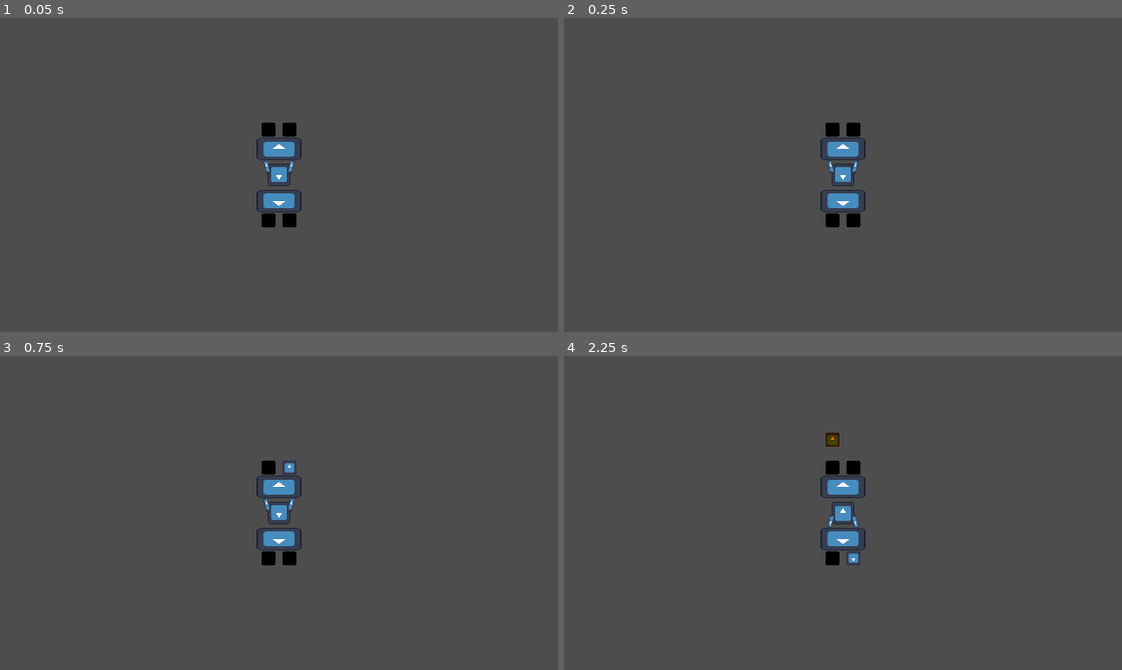
Above: before the commit, frames 1-4 (two rows, left to right).
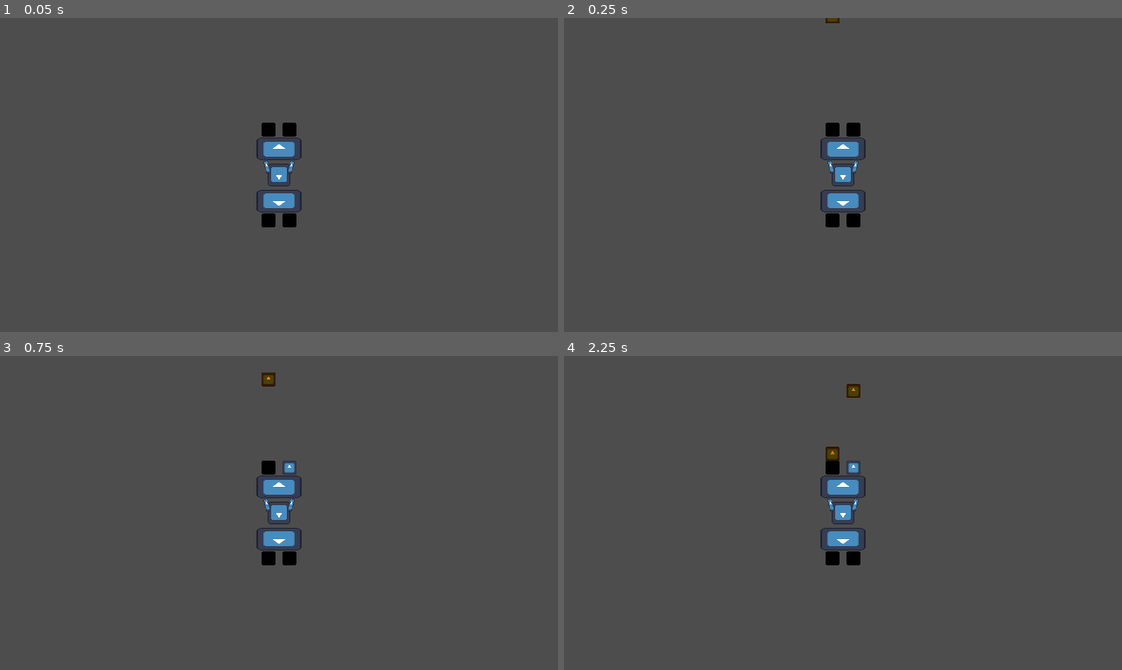
Above: after the commit, the same moments.

Repository: UHSGDC/alfred-the-dipping-bird
Game: Godot game, scene res://scenes/japanese/japanese_minigame.tscn
Same seed, same stepped clock (60 frames per second), same inputs: the game is played once before the commit and once after it. This scene is started directly instead of the project's main scene. The engine's default icon, where the game draws it, is replaced by a stand-in: a white triangle on a blue panel in a dark square. Sound files missing from this copy of the repository are replaced by a short silence.
Inputs:
- Up to frame 1 (0.05 s): no input
- Up to frame 2 (0.25 s): no input
- Up to frame 3 (0.75 s): tap Enter (minigame_tester_reinstance) at 0.5 s; hold D (right) from 0.53 s (still down); hold Backspace (minigame_tester_end) from 0.53 s (still down)
- Up to frame 4 (2.25 s): release D (right) at 1.28 s; release Backspace (minigame_tester_end) at 1.28 s; hold S (down) 1.28-2.03 s; tap Enter (minigame_tester_reinstance) at 1.35 s; hold D (right) from 2.03 s (still down); hold Backspace (minigame_tester_end) from 2.03 s (still down)

Frame 1 is identical in both runs. In frame 2, less than 0.1% of the frame differs, in the area x 46-50%, y 0-2%; in frame 3, 0.1%; in frame 4, 0.7%, in the area x 46-54%, y 8-67%.

Commit message:
Fixes + features
- beatmaps can choose to use two or one drum.
- notes are initialized with the beatmaps beat_till_hit
- Fix for conductor "play_with_beat_offset" not report 1st beat
- player_direction variable is now @onready

Diff:
--- a/assets/japanese/phsummit.tres
+++ b/assets/japanese/phsummit.tres
@@ -7,5 +7,6 @@
 script = ExtResource("1_ubn36")
 stream = ExtResource("2_qwmda")
 bpm = 95
-beats_till_hit = 2
-beats = PackedStringArray("", "", "", "1000", "0000", "0100", "0000", "1000", " …(246 unchanged characters)…
+beats_till_hit = 4
+beats = PackedStringArray("", "1000", "0000", "0100", "0000", "1000", " …(246 unchanged characters)…
+use_two_drums = false
--- a/scripts/japanese/beatmap.gd
+++ b/scripts/japanese/beatmap.gd
@@ -5,3 +5,4 @@
 @export var beats_till_hit: int = 2
 ## String should be a binary number. From left to right bits are: top left, top right, bot left, bot right
 @export var beats: PackedStringArray
+@export var use_two_drums: bool = false
--- a/scripts/japanese/japanese_minigame.gd
+++ b/scripts/japanese/japanese_minigame.gd
@@ -5,19 +5,18 @@
 @export var targets: Array[Area2D]
 @export var beatmap: Beatmap
 
-var player_direction: StringName :
+var score: int = 0
+var beats_till_hit: int = 0
+
+@onready var player_direction: StringName = "up":
 	set(value):
 		player_direction = value
 		player.direction = value
-var score: int = 0
-var beats_till_hit: int = 0
-
 @onready var conductor: RhythmConductor = $Conductor
 @onready var player: Sprite2D = $Player
 
 func _ready() -> void:
 	start()
-	player_direction = "up"
 	for target in targets:
 		target.note_hit.connect(_on_note_hit)
 
@@ -30,10 +29,11 @@
 
 func _unhandled_input(event: InputEvent) -> void:
 	# Changing player direction
-	if event.is_action_pressed("up"):
-		player_direction = "up"
-	elif event.is_action_pressed("down"):
-		player_direction = "down"
+	if beatmap.use_two_drums:
+		if event.is_action_pressed("up"):
+			player_direction = "up"
+		elif event.is_action_pressed("down"):
+			player_direction = "down"
 
 	# Player animation
 	if event.is_action_pressed("left"):
@@ -72,4 +72,4 @@
 func _spawn_note(note_start: Vector2, note_target: Vector2) -> void:
 	var note := NOTE_SCENE.instantiate()
 	add_child(note)
-	note.initialize(note_start, note_target, beatmap.bpm, 2)
+	note.initialize(note_start, note_target, beatmap.bpm, beats_till_hit)
--- a/scripts/japanese/rhythm_conductor.gd
+++ b/scripts/japanese/rhythm_conductor.gd
@@ -31,10 +31,10 @@
 	beats_before_start = beat
 	if (beat == 0):
 		play()
-		_report_beat()
 	else:
 		$StartTimer.wait_time = sec_per_beat
 		$StartTimer.start()
+	_report_beat()
 
 
 #func closest_beat(nth) -> void:
